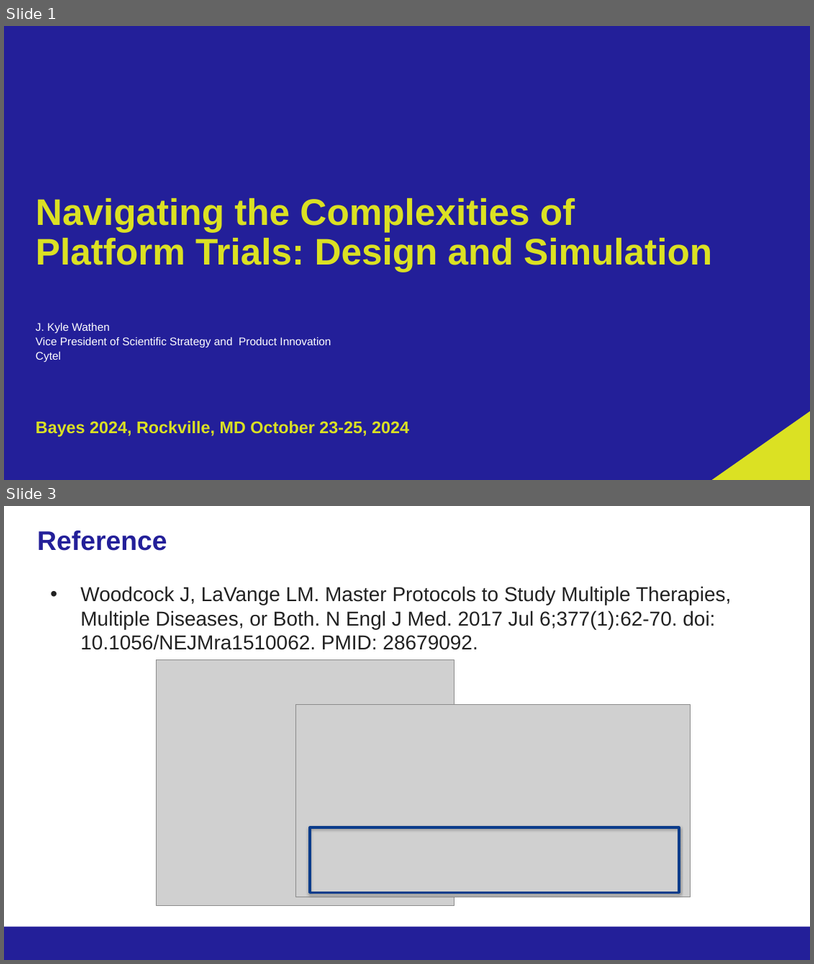
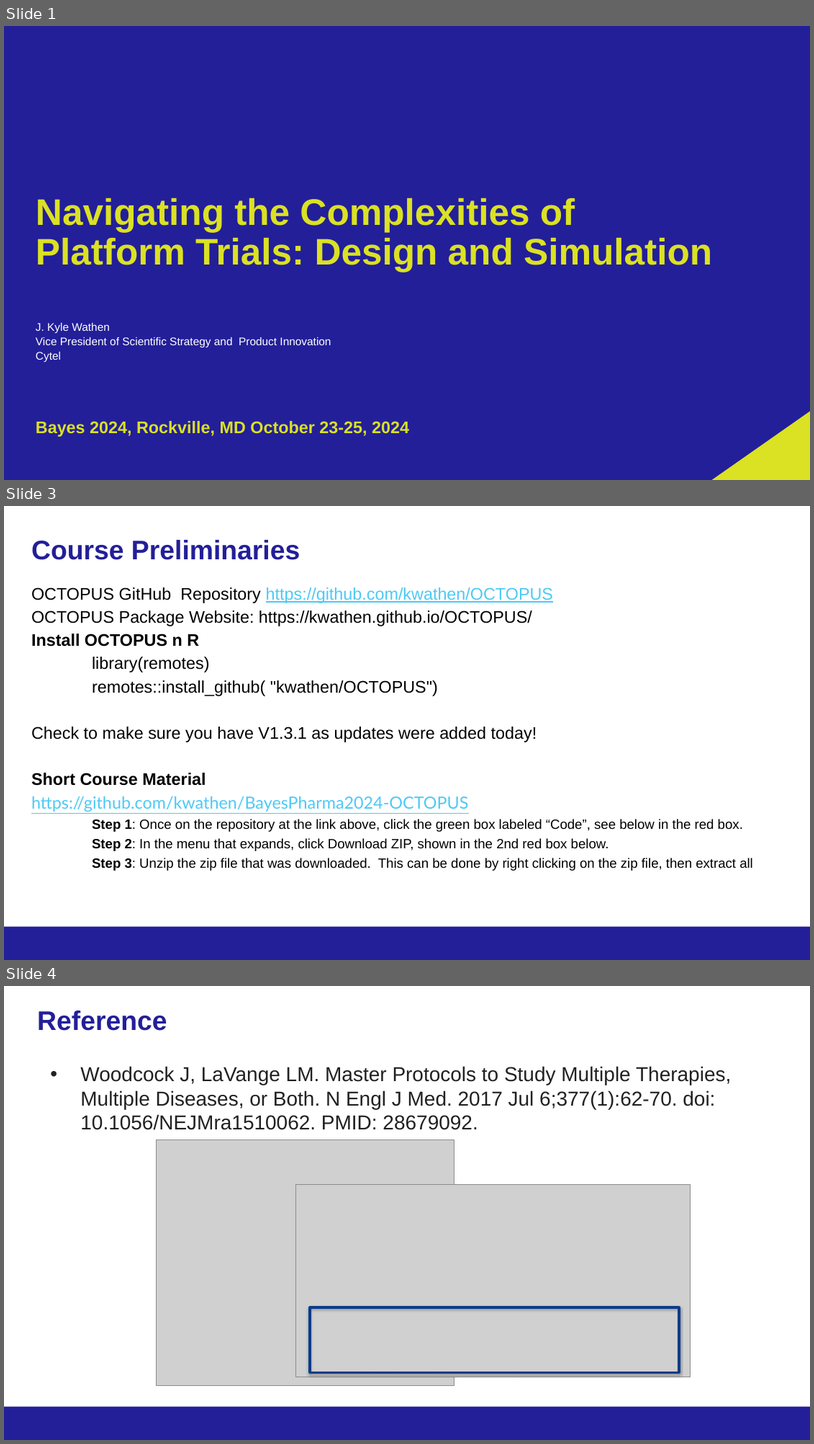
Before and after one commit to kwathen/BayesPharma2024-OCTOPUS, a slide deck: CourseMaterial/Wathen-Bayes2024ForDistribution.pptx. Shown one above the other, each under a label of ours: slides 1 and 3 before the commit, slides 1, 3 and 4 after it; the slides between them are not shown. The pictures are 814x964 and 814x1444 pixels, drawn with LibreOffice and Linux fonts; fonts in the diff are those of the drawing; grey boxes stand for pictures; background and template pictures are left out. Boxes give left, top, right and bottom in pixels: in the first picture for what was removed or moved away, otherwise in the second. Text is boxed around its words. In the diff, an @@ line names an element or a change of style, - is before the commit and + after.

Commit message:
Updates for short course

```diff
--- a/CourseMaterial/Wathen-Bayes2024ForDistribution.pptx
+++ b/CourseMaterial/Wathen-Bayes2024ForDistribution.pptx
@@ slide 3 added at [4, 506, 810, 960], background #FFFFFF; not listed: 1 template element that a slide beside it also shows @@
@@ title added at [31, 540, 300, 560], 32 pt, text #231F99, bold @@
+Course Preliminaries
@@ text added at [31, 587, 754, 870], 20 pt, text #000000 @@
+OCTOPUS GitHub Repository https://github.com/kwathen/OCTOPUS
+OCTOPUS Package Website: https://kwathen.github.io/OCTOPUS/
+Install OCTOPUS n R
+library(remotes)
+remotes::install_github( "kwathen/OCTOPUS")
+Check to make sure you have V1.3.1 as updates were added today!
+Short Course Material
+https://github.com/kwathen/BayesPharma2024-OCTOPUS
+Step 1: Once on the repository at the link above, click the green box labeled “Code”, see below in the red box.
+Step 2: In the menu that expands, click Download ZIP, shown in the 2nd red box below.
+Step 3: Unzip the zip file that was downloaded. This can be done by right clicking on the zip file, then extract all
@@ page number added at [618, 932, 800, 955], 12 pt, text #231F99 @@
+3
@@ what was slide 3 is now slide 4 @@
```
Also in this commit, not shown: 6 slides changed, 2 other slides added, 1 slide removed, 42 other files.
